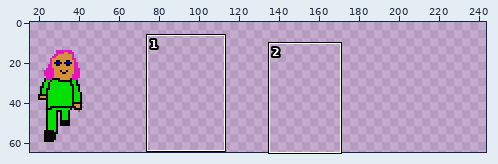
Sprite sheet: data/images/player.png. Above, an overview of the earlier version with the close-up marked.
Close-up. Earlier state:
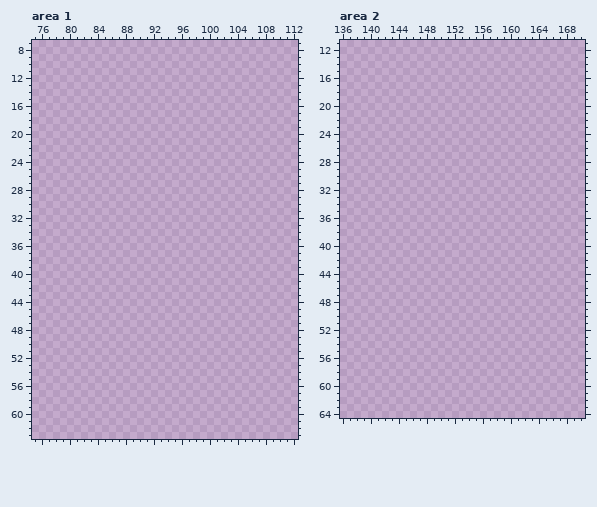
The file is 256x256 pixels. Pixels under 10% opacity are left out. Colours within 5 levels of each other are drawn and written as one. Shown: area 1: x 75..112, y 7..63; area 2: x 136..170, y 11..64. The wide view leaves out empty margins. The commit also changed other parts of the picture, which this record leaves out.
Palette (. is transparent): 
The result:
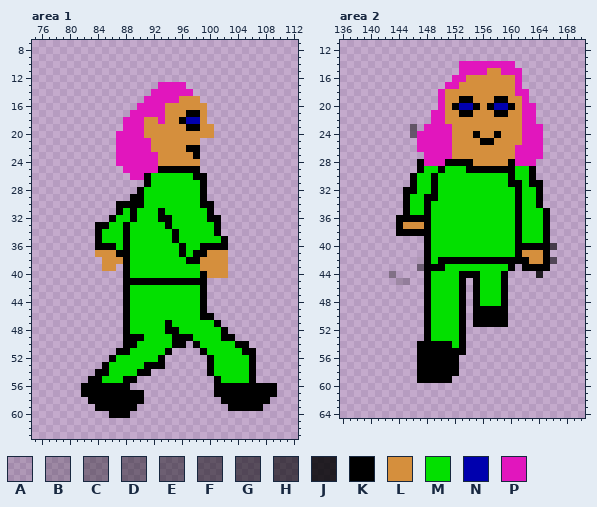
Colours new in this view: A #0000001b  B #00000033  C #00000057  D #00000067  E #00000071  F #0000007f  G #0000008c  H #0000009e  J #000000d2  K #000000  L #d58f3d  M #03e000  N #0000ae  P #e116bd
Changes in this commit:
Changed rows in their new state; - is an unchanged pixel.
Area 1:
first column x 82:
13 -----------PPPP-------------
14 ----------PPPPPP------------
15 ---------PPPPPLLL-----------
16 --------PPPPLLLLLL----------
17 -------PPPPPLLLKKL----------
18 ------PPPLLPLLKNNL----------
19 ------PPPLLLLLLKKLL---------
20 -----PPPPLLLLLLLLLL---------
21 -----PPPPPLLLLLLL-----------
22 -----PPPPPLLLLLKK-----------
23 -----PPPPPPLLLLLK-----------
24 -----PPPPPPLLLLLL-----------
25 ------PPPPPKKKKKK-----------
26 -------PPKMMMMMMKK----------
27 ---------KMMMMMMMK----------
28 --------KMMMMMMMMK----------
29 -------KKMMMMMMMMK----------
30 -----KKKKMMMMMMMMKK---------
31 -----KMKMMMKMMMMMMK---------
32 ----KMMKMMMKKMMMMMKK--------
33 --KKMMKMMMMMKMMMMMMK--------
34 --KMMMKMMMMMMKMMMMMK--------
35 --KMMMKMMMMMMKMMMMMMK-------
36 --KKKMKMMMMMMMKMMKKKK-------
37 --LLLKKMMMMMMMKMKKLLL-------
38 ---LLLKMMMMMMMMKKLLLL-------
39 ---LL-KMMMMMMMMMMLLLL-------
40 ------KMMMMMMMMMMKLLL-------
41 ------KKKKKKKKKKKK----------
42 ------KMMMMMMMMMMK----------
43 ------KMMMMMMMMMMK----------
44 ------KMMMMMMMMMMK----------
45 ------KMMMMMMMMMMK----------
46 ------KMMMMMMMMMMKK---------
47 ------KMMMMMKMMMMMMK--------
48 ------KMMMMMKKMMMMMMK-------
49 ------KKKMMMMKKKMMMMKK------
50 ------KKMMMMMKK-KMMMMMKK----
51 -----KKMMMMMK----KMMMMMKK---
52 ----KMMMMMMK------KMMMMMK---
53 ---KMMMMMKKK------KMMMMMK---
54 --KKMMMMKK--------KMMMMMK---
55 -KKMMMKK-----------KMMMMK---
56 KKKKKKK------------KKKKKKKKK
57 KKKKKKKKK----------KKKKKKKKK
58 -KKKKKKKK-----------KKKKKKK-
59 --KKKKKK-------------KKKKK--
60 ----KKK---------------------
Area 2:
first column x 143:
14 ----------PPPPPPPP------
15 ----------PPPPLLPPP-----
16 ---------PPLLLLLLLP-----
17 --------PPLLLLLLLLP-----
18 -------PLLLLLLLLLLPP----
19 -------PLLKKLLLKKLLP----
20 -------PLKNNKLKNNKLPP---
21 ------PPLLKKLLLKKLLPP---
22 ------PPLLLLLLLLLLLPP---
23 ---F-PPPPLLLLLLLLLLPPP--
24 ---EPPPPPLLLKLLKLLLPPP--
25 ----PPPPPLLLLKKLLLLPPP--
26 ----PPPPPLLLLLLLLLPPPP--
27 -----PPPPLLLLLLLLLPPPP--
28 ----KPPPKKKKLLLLLKPPP---
29 ----KMMKMMMKKKKKKKMMK---
30 ---KMMKMMMMMMMMMMKMMK---
31 ---KMMKMMMMMMMMMMKKMKK--
32 --KKMMKMMMMMMMMMMMKMMK--
33 --KMMKKMMMMMMMMMMMKMMK--
34 --KMMKMMMMMMMMMMMMKMMK--
35 --KMMKMMMMMMMMMMMMKMMMK-
36 -KKKKKMMMMMMMMMMMMKMMMK-
37 -KLLLKMMMMMMMMMMMMKMMMK-
38 -KKKKKMMMMMMMMMMMMKMMMK-
39 -----KMMMMMMMMMMMMKMMMK-
40 -----KMMMMMMMMMMMMKKKKKH
41 -----KMMMMMMMMMMMMKLLLK-
42 ----AKMKKKKKKKKKKKKKLLKG
43 ----DKKKMMMMMMMMMK-KKKK-
44 C----KMMMMKKKMMMK----J--
45 -BB--KMMMMK-KMMMK-------
46 -----KMMMMK-KMMMK-------
47 -----KMMMMK-KMMMK-------
48 -----KMMMMK-KMMMK-------
49 -----KMMMMK-KKKKK-------
50 -----KMMMMK-KKKKK-------
51 -----KMMMMK-KKKKK-------
52 -----KMMMMK-------------
53 -----KMMMMK-------------
54 ----KKKKKMK-------------
55 ----KKKKKKK-------------
56 ----KKKKKK--------------
57 ----KKKKKK--------------
58 ----KKKKKK--------------
59 ----KKKKK---------------
